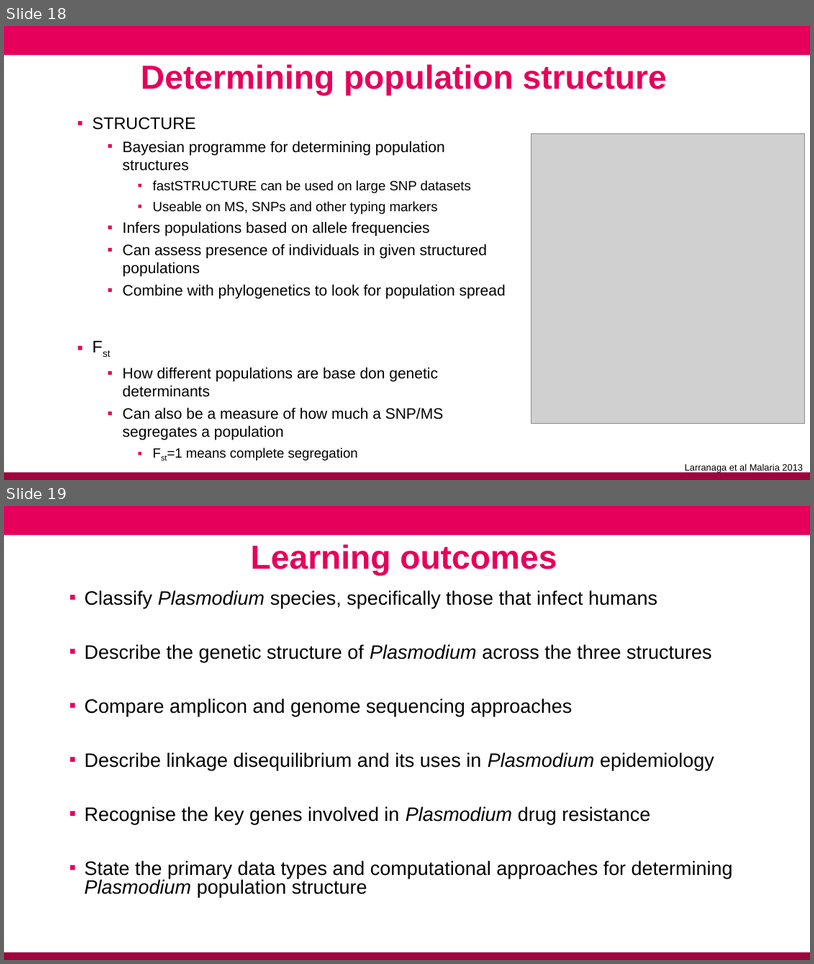
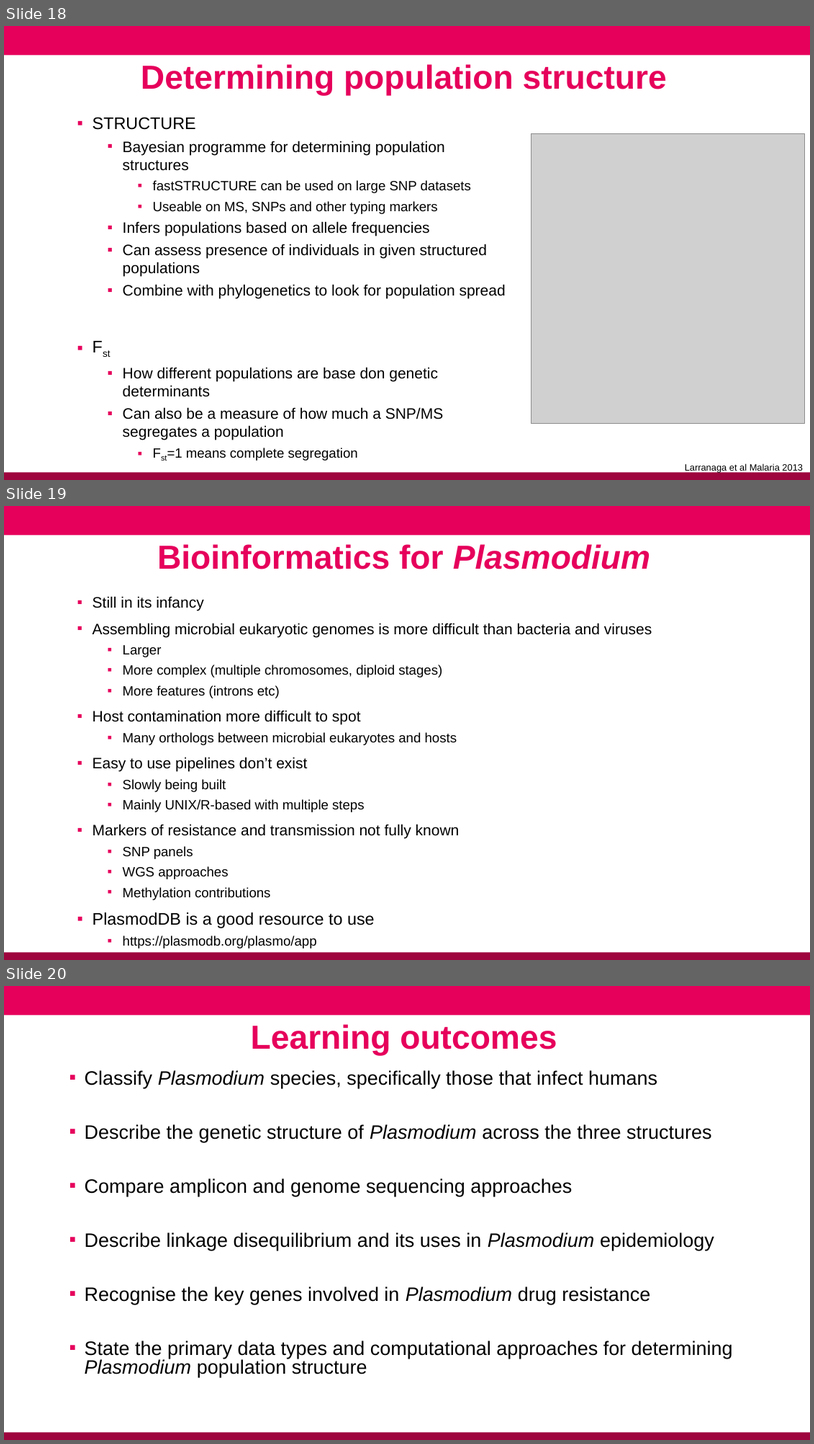
Before and after one commit to conmeehan/conmeehan.github.io, a slide deck: PathogenDataCourse/SlideSets/PlasmodiumGenomics.pptx. Shown one above the other, each under a label of ours: slides 18 and 19 before the commit, slides 18, 19 and 20 after it. The pictures are 814x964 and 814x1444 pixels, drawn with LibreOffice and Linux fonts; fonts in the diff are those of the drawing; grey boxes stand for pictures; background and template pictures are left out. Boxes give left, top, right and bottom in pixels: in the first picture for what was removed or moved away, otherwise in the second. Text is boxed around its words. In the diff, an @@ line names an element or a change of style, - is before the commit and + after.

```diff
--- a/PathogenDataCourse/SlideSets/PlasmodiumGenomics.pptx
+++ b/PathogenDataCourse/SlideSets/PlasmodiumGenomics.pptx
@@ slide 19 added at [4, 506, 810, 960], background #FFFFFF; not listed: 2 template elements that a slide beside it also shows @@
@@ text added at [157, 544, 651, 569], 39.6 pt, text #E6005B, bold @@
+Bioinformatics for Plasmodium
@@ text added at [93, 596, 652, 948], 16 pt, text #000000 @@
+▪ Still in its infancy
+▪ Assembling microbial eukaryotic genomes is more difficult than bacteria and viruses
+  ▪ Larger
+  ▪ More complex (multiple chromosomes, diploid stages)
+  ▪ More features (introns etc)
+▪ Host contamination more difficult to spot
+  ▪ Many orthologs between microbial eukaryotes and hosts
+▪ Easy to use pipelines don’t exist
+  ▪ Slowly being built
+  ▪ Mainly UNIX/R-based with multiple steps
+▪ Markers of resistance and transmission not fully known
+  ▪ SNP panels
+  ▪ WGS approaches
+  ▪ Methylation contributions
+▪ PlasmodDB is a good resource to use
+  ▪ https://plasmodb.org/plasmo/app
@@ what was slide 19 is now slide 20 @@
```
Also in this commit, not shown: 3 other files.
